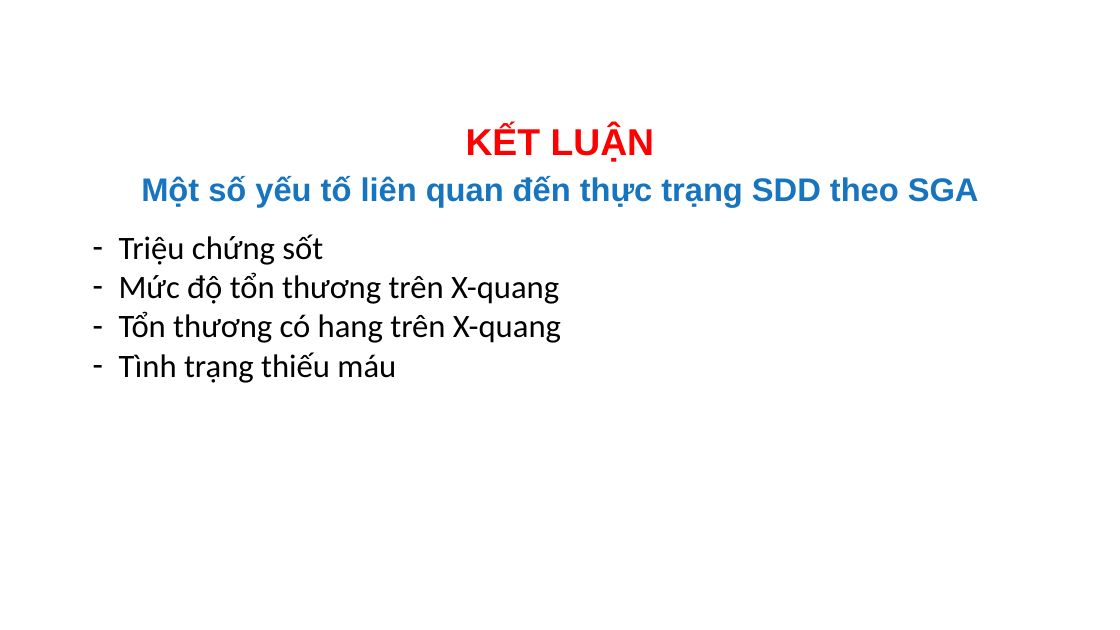
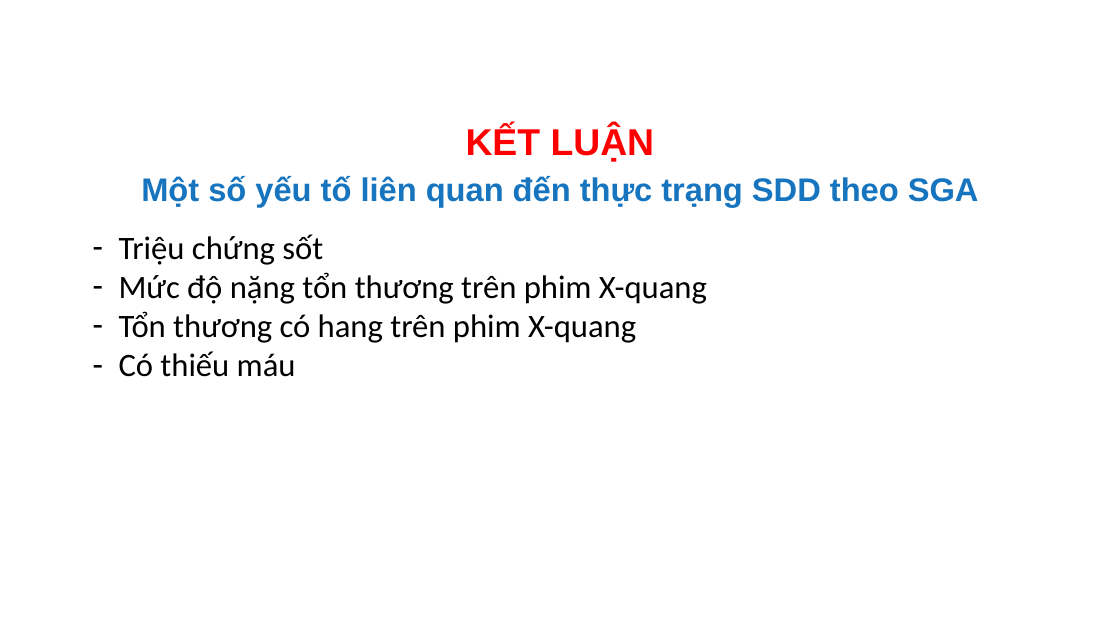
Before and after one commit to MedPocket/HPMUGraduation-thesis, a slide deck: slide 36 of Thuc-trang-va-mot-so-yeu-to-lien-quan-dinh-duong-BN-lao-phoi_Nhat-Nguyen.pptx. Drawn at 1120x630 pixels with LibreOffice and Linux fonts; fonts in the diff are those of the drawing; background and template pictures are left out. Boxes give left, top, right and bottom in pixels: in the first picture for what was removed or moved away, otherwise in the second. Text is boxed around its words. In the diff, an @@ line names an element or a change of style, - is before the commit and + after.

```diff
--- a/Thuc-trang-va-mot-so-yeu-to-lien-quan-dinh-duong-BN-lao-phoi_Nhat-Nguyen.pptx
+++ b/Thuc-trang-va-mot-so-yeu-to-lien-quan-dinh-duong-BN-lao-phoi_Nhat-Nguyen.pptx
@@ text at (119,272,707,377): text changed @@
-– Mức độ tổn thương trên X-quang
-– Tổn thương có hang trên X-quang
-– Tình trạng thiếu máu
+– Mức độ nặng tổn thương trên phim X-quang
+– Tổn thương có hang trên phim X-quang
+– Có thiếu máu
```
Also in this commit, not shown: 14 other slides changed, 1 slide added, 1 slide removed.
